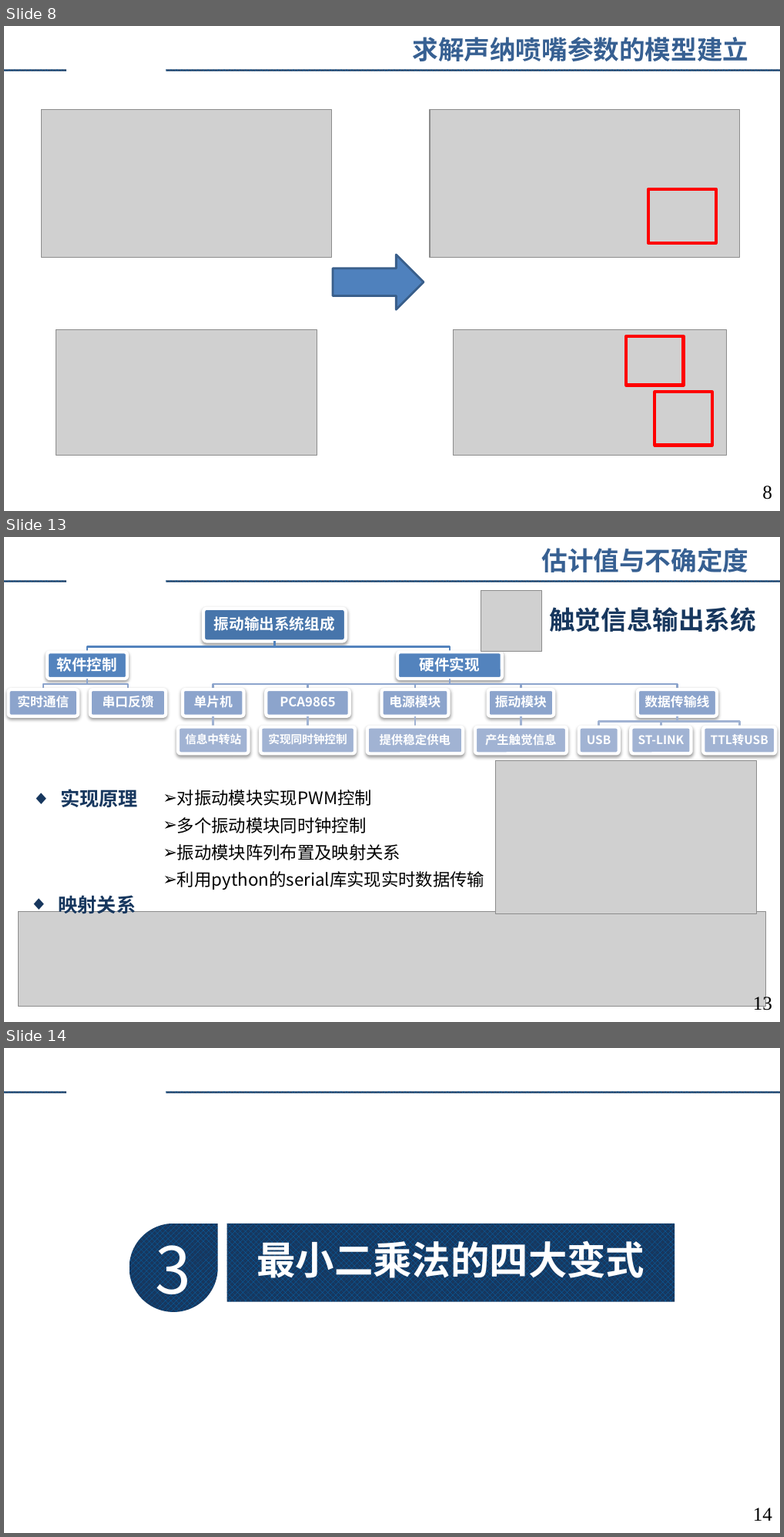
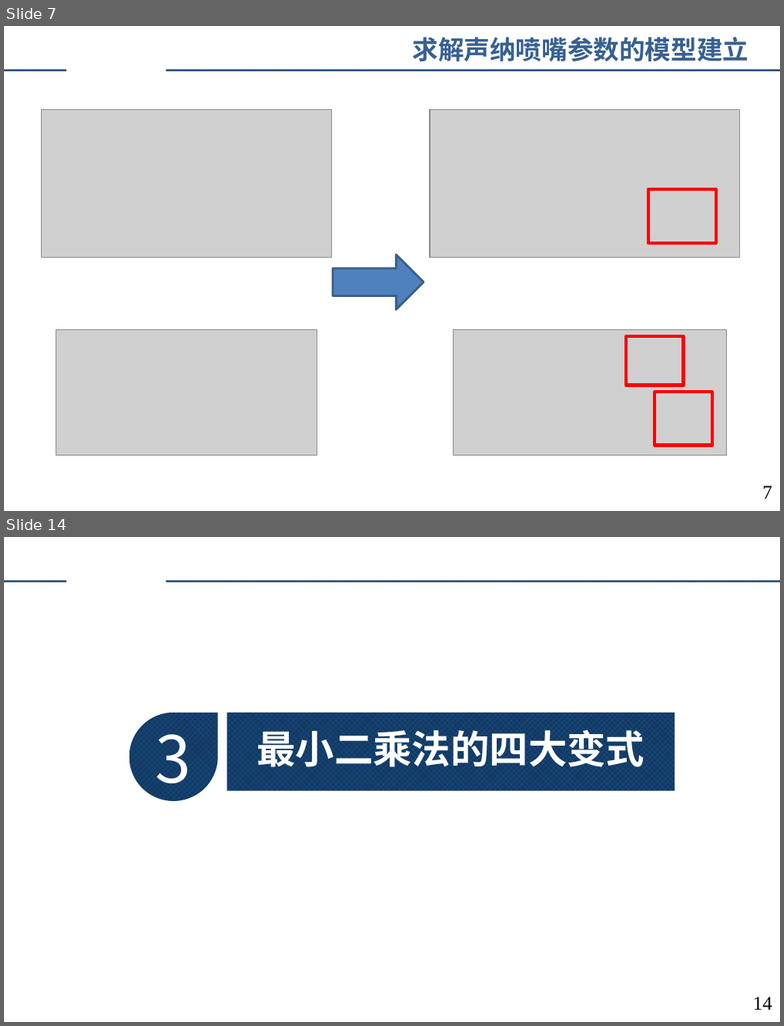
Before and after one commit to augusto-13/ErrorTheory_discussion_ppt, a slide deck: 2023-4-9.pptx. Shown one above the other, each under a label of ours: slides 8, 13 and 14 before the commit, slides 7 and 14 after it; the slides between them are not shown. The pictures are 784x1537 and 784x1026 pixels, drawn with LibreOffice and Linux fonts; fonts in the diff are those of the drawing; grey boxes stand for pictures; background and template pictures are left out. Boxes give left, top, right and bottom in pixels: in the first picture for what was removed or moved away, otherwise in the second. Text is boxed around its words. In the diff, an @@ line names an element or a change of style, - is before the commit and + after.

```diff
--- a/2023-4-9.pptx
+++ b/2023-4-9.pptx
@@ slide 13 removed at (x1=4, y1=537, x2=780, y2=1022), background #FFFFFF; not listed: 2 template elements that a slide beside it also shows @@
@@ text removed at (x1=542, y1=548, x2=749, y2=572) @@
-估计值与不确定度
@@ picture removed at (x1=481, y1=591, x2=543, y2=652) @@
@@ text removed at (x1=549, y1=607, x2=756, y2=632) @@
-触觉信息输出系统
@@ group removed at (x1=9, y1=609, x2=776, y2=753): 17 rounded rectangles, 17 texts, 16 freeform shapes @@
-振动输出系统组成
-软件控制
-实时通信
-串口反馈
-硬件实现
-单片机
-信息中转站
-PCA9865
-实现同时钟控制
-电源模块
-提供稳定供电
-振动模块
-产生触觉信息
-数据传输线
-USB
-ST-LINK
-TTL转USB
@@ picture removed at (x1=495, y1=760, x2=756, y2=914) @@
@@ text removed at (x1=60, y1=789, x2=138, y2=807) @@
-◆ 实现原理
@@ text removed at (x1=177, y1=790, x2=484, y2=890) @@
-➢ 对振动模块实现PWM控制
-➢ 多个振动模块同时钟控制
-➢ 振动模块阵列布置及映射关系
-➢ 利用python的serial库实现实时数据传输
@@ text removed at (x1=59, y1=892, x2=136, y2=914) @@
-◆ 映射关系
@@ picture removed at (x1=18, y1=912, x2=766, y2=1007) @@
@@ page number removed at (x1=753, y1=995, x2=772, y2=1015) @@
-13
@@ what was slide 8 is now slide 7 @@
@@ page number at (x1=762, y1=486, x2=772, y2=499): text changed @@
-8
+7
```
Also in this commit, not shown: 3 slides changed, 6 slides added, 3 other slides removed.
